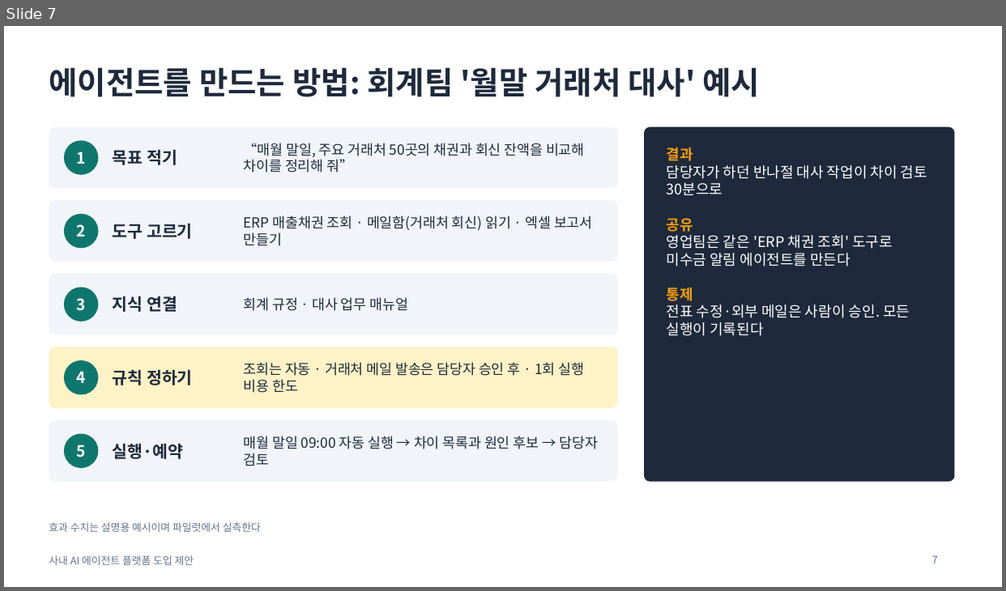
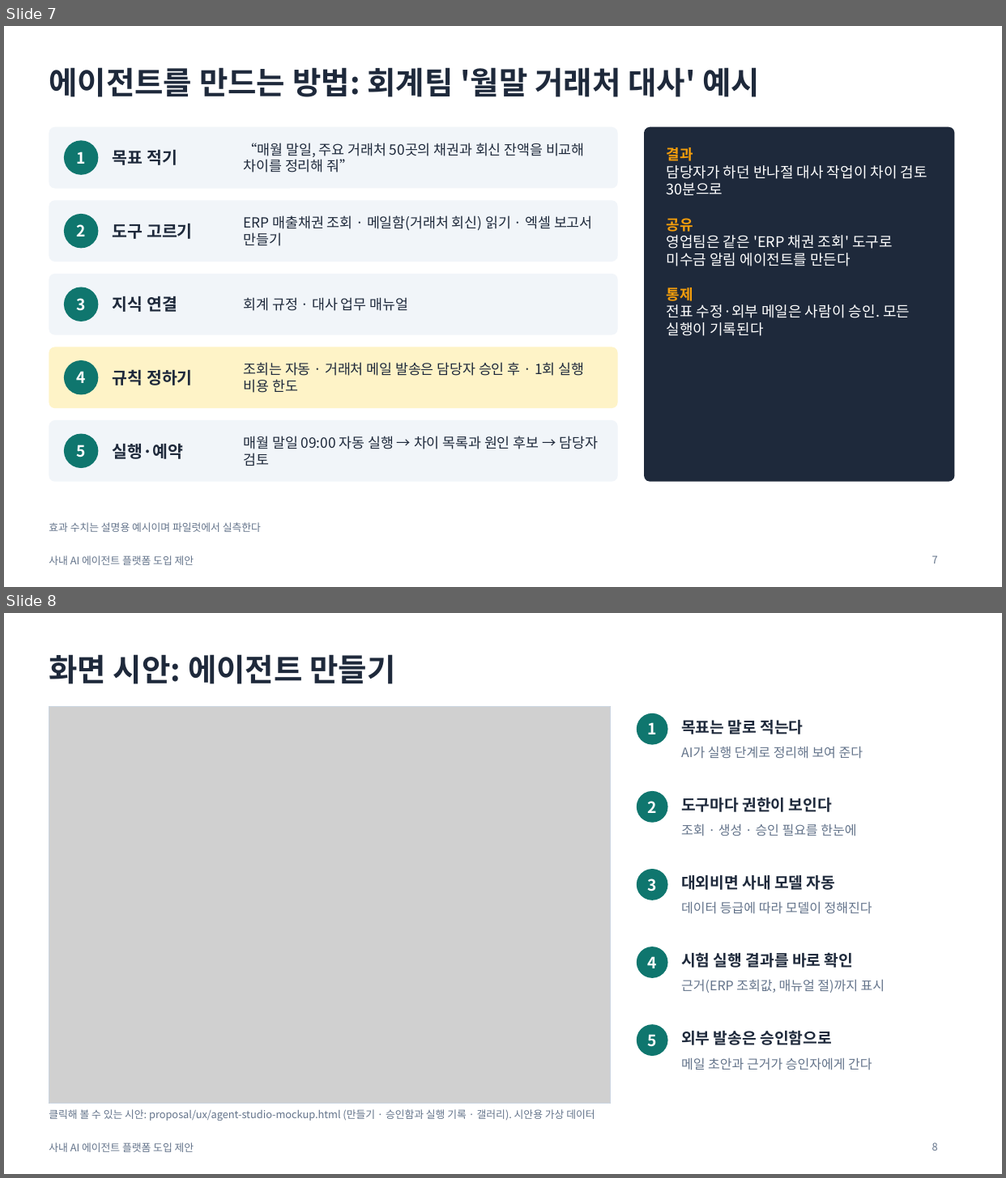
Before and after one commit to lucky-sugar-park/tech-review, a slide deck: proposal/ai-agent-platform-proposal.pptx. Shown one above the other, each under a label of ours: slide 7 before the commit, slides 7 and 8 after it. The pictures are 1006x591 and 1006x1178 pixels, drawn with LibreOffice and Linux fonts; fonts in the diff are those of the drawing; grey boxes stand for pictures. Boxes give left, top, right and bottom in pixels: in the first picture for what was removed or moved away, otherwise in the second. Text is boxed around its words. In the diff, an @@ line names an element or a change of style, - is before the commit and + after.

```diff
--- a/proposal/ai-agent-platform-proposal.pptx
+++ b/proposal/ai-agent-platform-proposal.pptx
@@ slide 8 added at <box>4,613,1002,1174</box>, background #FFFFFF; not listed: 1 template element that a slide beside it also shows @@
@@ title added at <box>49,654,395,684</box>, 30 pt, text #1E293B, bold @@
+화면 시안: 에이전트 만들기
@@ picture added at <box>49,707,611,1104</box> @@
@@ rectangle added at <box>49,707,611,1104</box>, outline #CBD5E1 1 pt @@
@@ ellipse added at <box>637,713,668,745</box>, fill #0F766E @@
@@ text added at <box>648,722,657,735</box>, 15 pt, text #FFFFFF, bold @@
+1
@@ text added at <box>681,720,803,735</box>, 15 pt, text #1E293B, bold @@
+목표는 말로 적는다
@@ text added at <box>681,746,863,759</box>, 12.5 pt, text #64748B @@
+AI가 실행 단계로 정리해 보여 준다
@@ ellipse added at <box>637,791,668,823</box>, fill #0F766E @@
@@ text added at <box>648,801,657,813</box>, 15 pt, text #FFFFFF, bold @@
+2
@@ text added at <box>681,798,832,812</box>, 15 pt, text #1E293B, bold @@
+도구마다 권한이 보인다
@@ text added at <box>681,824,856,836</box>, 12.5 pt, text #64748B @@
+조회 · 생성 · 승인 필요를 한눈에
@@ ellipse added at <box>637,869,668,901</box>, fill #0F766E @@
@@ text added at <box>648,879,657,892</box>, 15 pt, text #FFFFFF, bold @@
+3
@@ text added at <box>681,875,835,890</box>, 15 pt, text #1E293B, bold @@
+대외비면 사내 모델 자동
@@ text added at <box>681,901,872,914</box>, 12.5 pt, text #64748B @@
+데이터 등급에 따라 모델이 정해진다
@@ ellipse added at <box>637,947,668,978</box>, fill #0F766E @@
@@ text added at <box>681,952,853,968</box>, 15 pt, text #1E293B, bold @@
+시험 실행 결과를 바로 확인
@@ text added at <box>648,956,657,969</box>, 15 pt, text #FFFFFF, bold @@
+4
@@ text added at <box>681,980,884,993</box>, 12.5 pt, text #64748B @@
+근거(ERP 조회값, 매뉴얼 절)까지 표시
@@ ellipse added at <box>637,1024,668,1056</box>, fill #0F766E @@
@@ text added at <box>648,1034,657,1047</box>, 15 pt, text #FFFFFF, bold @@
+5
@@ text added at <box>681,1030,831,1046</box>, 15 pt, text #1E293B, bold @@
+외부 발송은 승인함으로
@@ text added at <box>681,1058,872,1070</box>, 12.5 pt, text #64748B @@
+메일 초안과 근거가 승인자에게 간다
@@ text added at <box>49,1110,594,1121</box>, 10 pt, text #64748B @@
+클릭해 볼 수 있는 시안: proposal/ux/agent-studio-mockup.html (만들기 · 승인함과 실행 기록 · 갤러리). 시안용 가상 데이터
@@ page number added at <box>932,1143,938,1151</box>, 10 pt, text #64748B @@
+8
```
Also in this commit, not shown: 1 slide changed, 2 other slides added, 6 other files.
